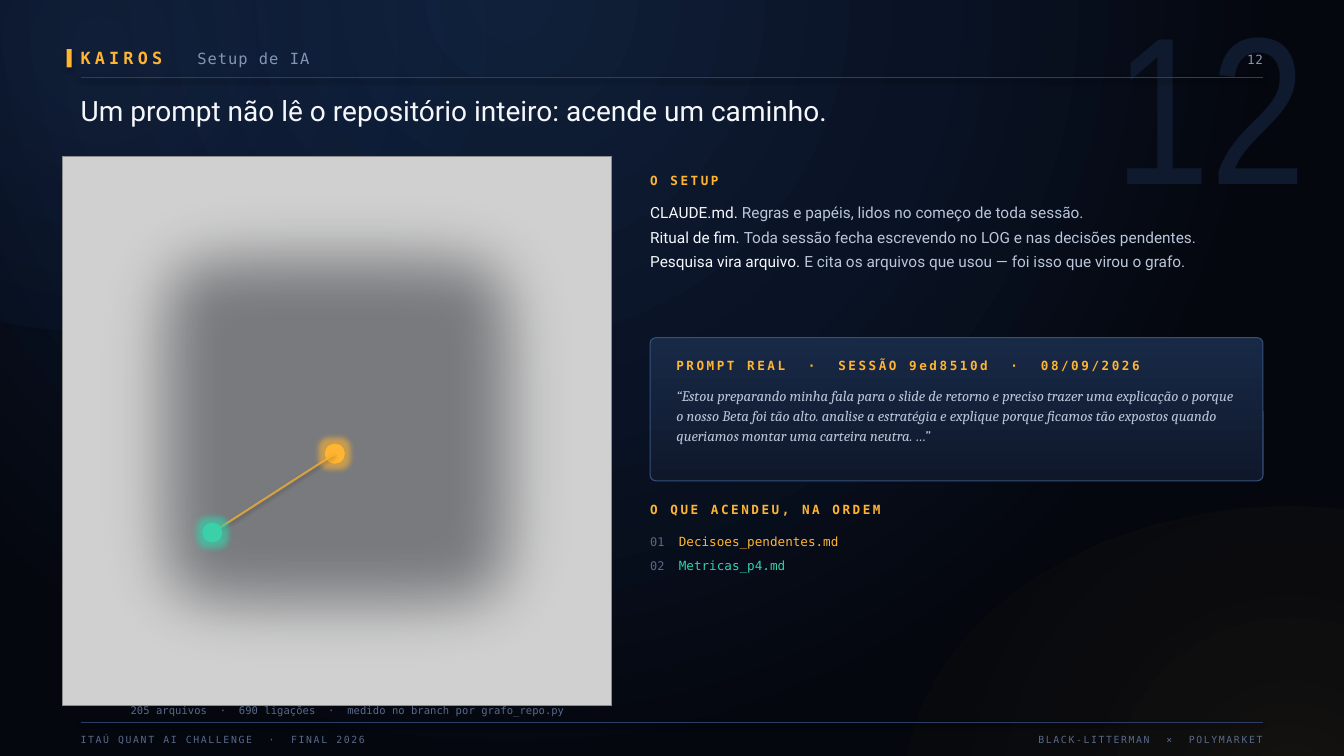
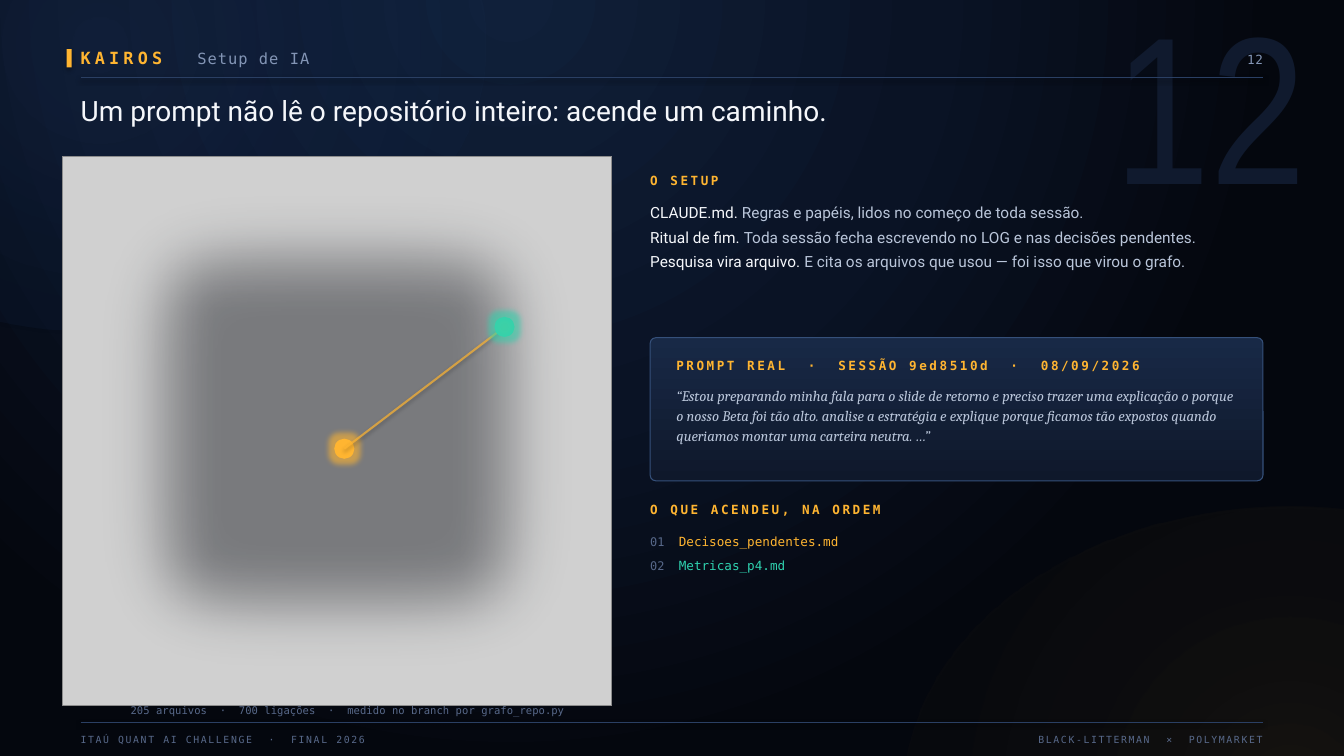
Before and after one commit to liahaller/Desafio-Quant-Itau, a slide deck: slide 6 of Final/Slides_novos.pptx. Drawn at 1344x756 pixels with LibreOffice and Linux fonts; fonts in the diff are those of the drawing; grey boxes stand for pictures. Boxes give left, top, right and bottom in pixels: in the first picture for what was removed or moved away, otherwise in the second. Text is boxed around its words. In the diff, an @@ line names an element or a change of style, - is before the commit and + after.

```diff
--- a/Final/Slides_novos.pptx
+++ b/Final/Slides_novos.pptx
@@ ellipse: place and size @@
-ellipse at (185, 505, 240, 561)
+ellipse at (477, 299, 532, 355)
@@ line moved from (335, 454) - (213, 532) to (345, 449) - (505, 327) @@
@@ ellipse: place and size @@
-ellipse at (203, 522, 223, 542)
+ellipse at (495, 317, 515, 337)
@@ ellipse: place and size @@
-ellipse at (325, 444, 345, 464)
+ellipse at (335, 439, 355, 459)
@@ text at (131, 705, 564, 716): text changed @@
-205 arquivos · 690 ligações · medido no branch por grafo_repo.py
+205 arquivos · 700 ligações · medido no branch por grafo_repo.py
```
Also in this commit, not shown: 12 other slides changed, 1 slide added, 2 other files.
